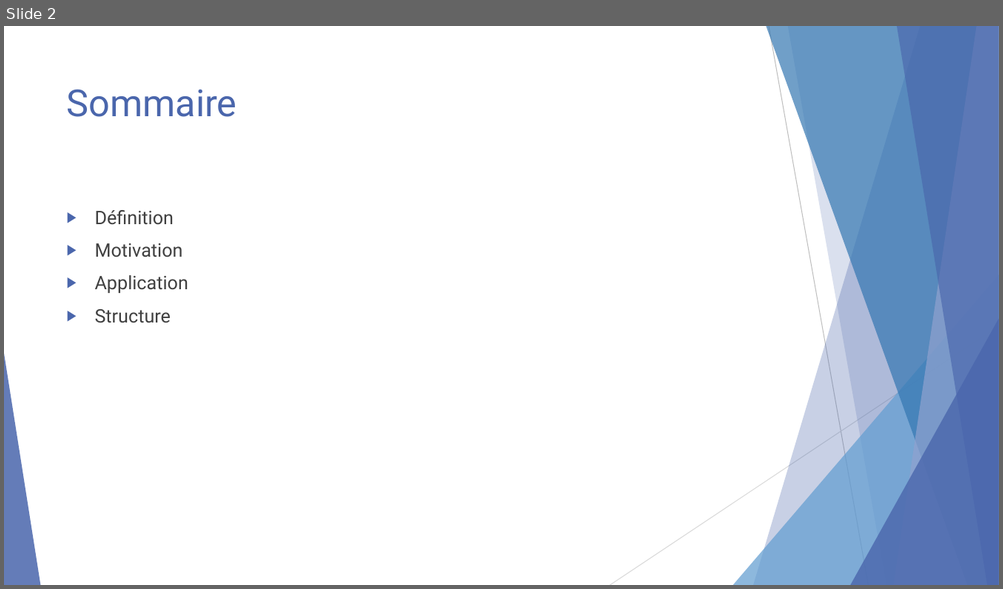
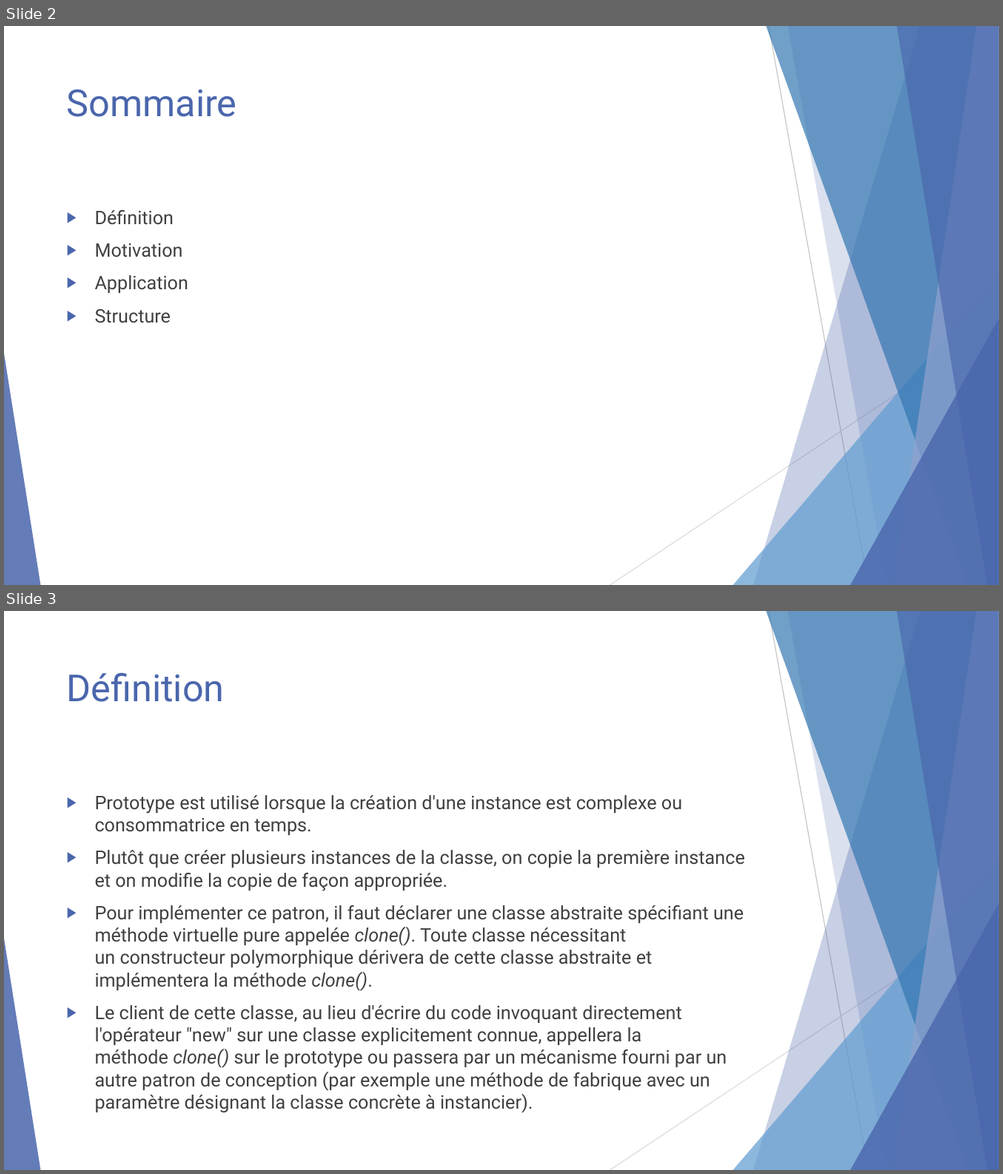
Before and after one commit to mberthouzoz/Tapy, a slide deck: Presentation/Prototype.pptx. Shown one above the other, each under a label of ours: slide 2 before the commit, slides 2 and 3 after it. The pictures are 1003x589 and 1003x1174 pixels, drawn with LibreOffice and Linux fonts; fonts in the diff are those of the drawing. Boxes give left, top, right and bottom in pixels: in the first picture for what was removed or moved away, otherwise in the second. Text is boxed around its words. In the diff, an @@ line names an element or a change of style, - is before the commit and + after.

Commit message:
presentation

```diff
--- a/Presentation/Prototype.pptx
+++ b/Presentation/Prototype.pptx
@@ slide 3 added at box(4, 611, 999, 1170), background #FFFFFF; not listed: 10 template elements that a slide beside it also shows @@
@@ title added at box(67, 672, 225, 702), 36 pt, text #4A66AC @@
+Définition
@@ text added at box(95, 795, 744, 1113), 18 pt, text #404040 @@
+▶ Prototype est utilisé lorsque la création d'une instance est complexe ou consommatrice en temps.
+▶ Plutôt que créer plusieurs instances de la classe, on copie la première instance et on modifie la copie de façon appropriée.
+▶ Pour implémenter ce patron, il faut déclarer une classe abstraite spécifiant une méthode virtuelle pure appelée clone(). Toute classe nécessitant un constructeur polymorphique dérivera de cette classe abstraite et implémentera la méthode clone().
+▶ Le client de cette classe, au lieu d'écrire du code invoquant directement l'opérateur "new" sur une classe explicitement connue, appellera la méthode clone() sur le prototype ou passera par un mécanisme fourni par un autre patron de conception (par exemple une méthode de fabrique avec un paramètre désignant la classe concrète à instancier).
```
Also in this commit, not shown: 1 slide changed, 2 other slides added, 2 slides removed.
